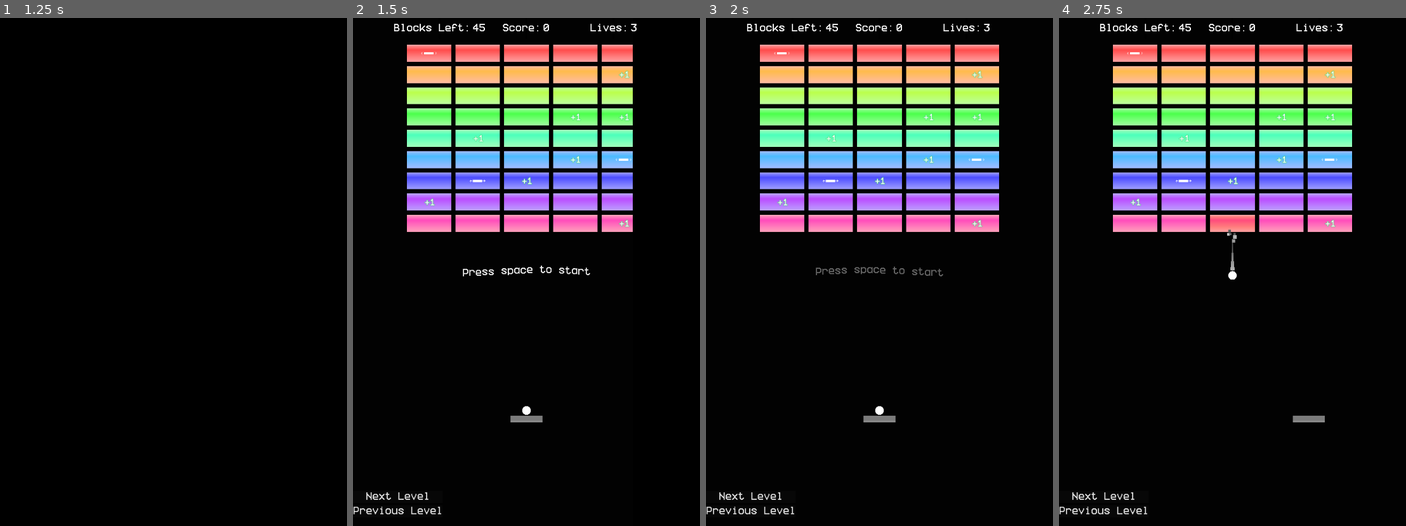
Above: before the commit, frames 1-4 (left to right).
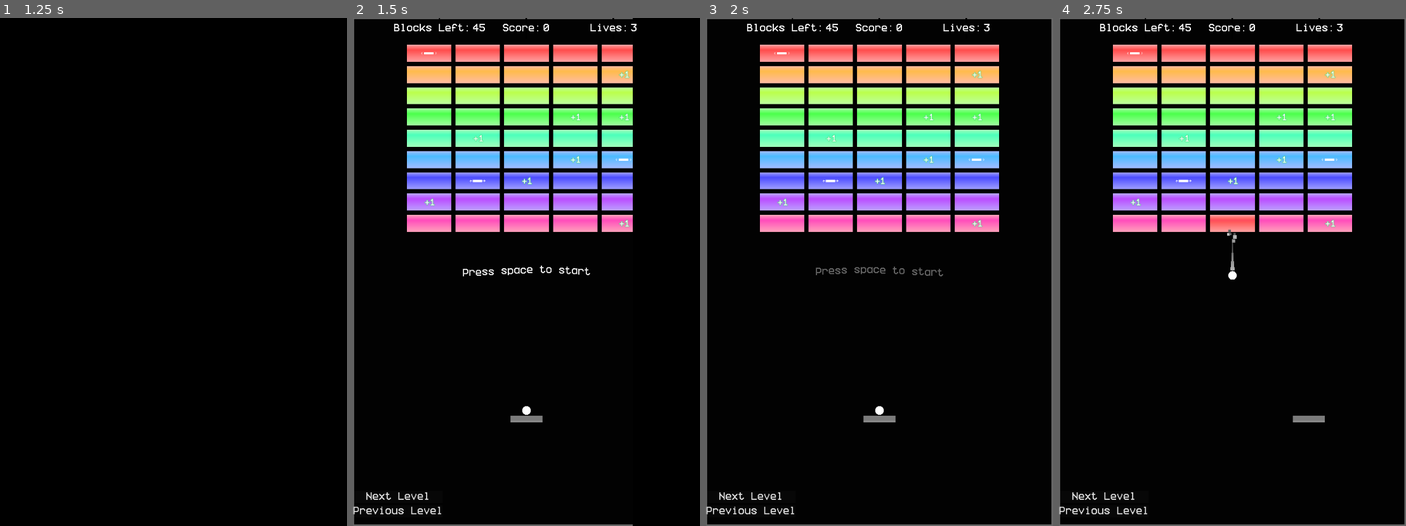
Above: after the commit, the same moments.

Repository: ProudFridge/Breakout
Game: Godot game, scene res://scenes/main_menu/main_menu.tscn
Two runs of this game, one before a commit and one after it. Both use one fixed random seed, a clock stepped at 60 frames per second and the inputs below. Sound files missing from this copy of the repository are replaced by a short silence.
Inputs (mouse positions are in pixels of both pictures, inside the frame that each line leads up to):
- Up to frame 1 (1.25 s): click "Hard" at 0.5 s
- Up to frame 2 (1.5 s): click "Easy" at 1.25 s
- Up to frame 3 (2 s): no input
- Up to frame 4 (2.75 s): tap Space (space) at 2 s; move the mouse to (1308, 246) at 2.02 s; hold D (move_right) from 2.03 s (still down); tap Shift (dash) at 2.1 s; click (1308, 246) at 2.17 s

Frame 1 is identical in both runs. In frame 2, 0.9% of the frame differs, in the area x 0-81%, y 0-100%; in frame 3, 1.5%; in frame 4, 1.7%, in the area x 0-100%, y 0-100%.

Commit message:
Add controls to README

Diff:
--- a/scenes/arena/arena.gd
+++ b/scenes/arena/arena.gd
@@ -4,3 +4,6 @@
 # Called when the node enters the scene tree for the first time.
 func _ready() -> void:
 	pass # Replace with function body.
+
+func _draw() -> void:
+	draw_rect(Rect2(Vector2.ZERO, Global.windowSize), Color.DIM_GRAY, false, 5)
--- a/scenes/arena/ui/level_buttons_dev.gd
+++ b/scenes/arena/ui/level_buttons_dev.gd
@@ -5,8 +5,3 @@
 func _ready() -> void:
 	if !OS.is_debug_build():
 		hide()
-
-
-# Called every frame. 'delta' is the elapsed time since the previous frame.
-func _process(delta: float) -> void:
-	pass
--- a/scenes/arena/ui/pause_menu/pause_menu.gd
+++ b/scenes/arena/ui/pause_menu/pause_menu.gd
@@ -25,7 +25,6 @@
 	get_tree().quit()
 
 func _input(event: InputEvent) -> void:
-
 	if event.is_action_pressed("escape") and startMessage.gameStarted:
 		get_tree().paused = !get_tree().paused
 		visible = !visible
--- a/scenes/main_menu/hard.gd
+++ b/scenes/main_menu/hard.gd
@@ -10,5 +10,5 @@
 		Ability.AbilityType.CLONE: 0.2,
 		Ability.AbilityType.GROW: 0.1
 		}
-	BlockManager.blockHealth = 3
+	BlockManager.blockHealth = 2
 	SwitcherSingleton.switch_from_to("res://scenes/arena/arena.tscn",SwitcherSingleton.TRANSITION_TYPE.SLIDE)
Not shown, changed: README.md
